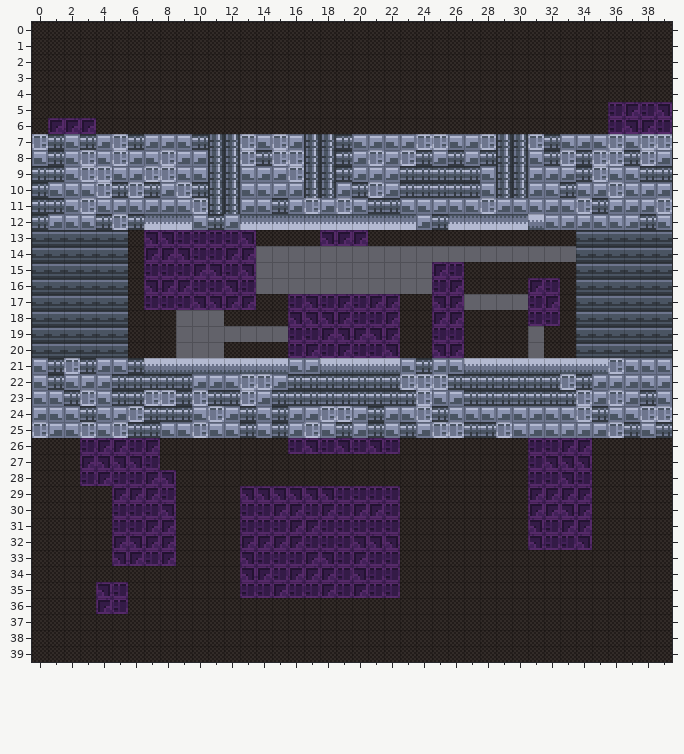
One commit to this Tiled map (JSON): src/maps/map002.json. This is how it looked before the edit.
Cells are 8x8 px. Shown: x 0..39, y 0..39.
New version:
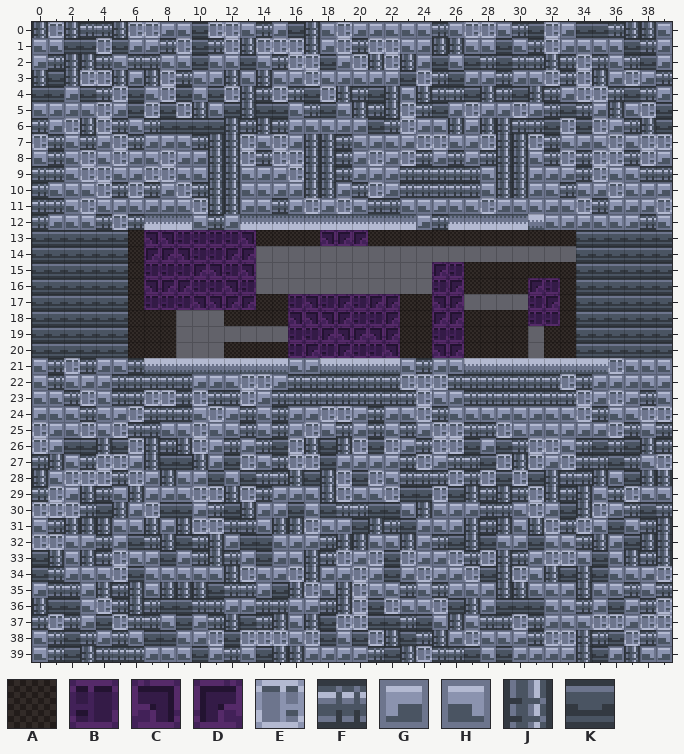
Key: from "tiles": A 0, B 3, C 4, D 5, E 128, F 129, G 130, H 131, J 132, K 133.
_ is an empty cell.
The exact change:
Layer "Map":
y 0: x 0..39 AAAAAAAAAAAAAAAAAAAAAAAAAAAAAAAAAAAAAAAA -> JEJFFJEEGHKEEHFGKJHEGGHHHFHEEHFKEGKKFJJH
y 1: x 0..39 AAAAAAAAAAAAAAAAAAAAAAAAAAAAAAAAAAAAAAAA -> HHKKEKGGFEKFEJEEEJGEFEEHGJJHHKHFEGHHHKFG
y 2: x 0..39 AAAAAAAAAAAAAAAAAAAAAAAAAAAAAAAAAAAAAAAA -> GFJJFHFFHHKHHKHFEEKGEJEJGKHKFKFFJFEFHFKG
y 3: x 0..39 AAAAAAAAAAAAAAAAAAAAAAAAAAAAAAAAAAAAAAAA -> JKJEEJGJEFHGJHJHGEHGHGGKEFKGGFGHEFEJGEGF
y 4: x 0..39 AAAAAAAAAAAAAAAAAAAAAAAAAAAAAAAAAAAAAAAA -> KKGKFEKHEKHKEJFEFKEJFKJHJFFKJFKJFGEEFKFG
y 5: x 0..39 AAAAAAAAAAAAAAAAAAAAAAAAAAAAAAAAAAAABDBC -> HGGHEGKEKEJHKJKKHFKHJFJEFKGEGGEGFKFGJHEK
y 6: x 0..39 ADDDAAAAAAAAAAAAAAAAAAAAAAAAAAAAAAAABCDB -> FGEJEFHFKKKKJFJFGHHGGKFEGHJGJJFFKEKEGFJK
y 26: x 0..39 AAABDDBDAAAAAAAABCBCBCBAAAAAAAABBDDAAAAA -> EGKKJKEJFJEGFGFKEJKJEKEGFEEKGKFEEHFKFKJF
y 27: x 0..39 AAADCCCBAAAAAAAAAAAAAAAAAAAAAAABCCCAAAAA -> FJHFEEGJKKJGKEHFEEKGGGGFEGFFKEJEGEFFKFHE
y 28: x 0..39 AAABDBBDCAAAAAAAAAAAAAAAAAAAAAABBCBAAAAA -> JHEEEFEGJHGKHKFFJKJEKEHFFFEFEKEKJFFJHKJJ
y 29: x 0..39 AAAAADDDBAAAACCCCCCBBBBAAAAAAAADDDDAAAAA -> FEGJFHJGGHEEJEFGGHJEHHEKKEKJFJFEJFJHFEHH
y 30: x 0..39 AAAAABBBCAAAABBDDBDBDDBAAAAAAAADDCDAAAAA -> EEEFKJGEKKGFKJGGKHKFFKKHJHGGFFHEGKJEGFKF
y 31: x 0..39 AAAAABBDDAAAABBBDDBBBBBAAAAAAAACBDDAAAAA -> HFJJJHHJGJEEFFHJJEHGKJFKGHGJFJHJEFEHKHFJ
y 32: x 0..39 AAAAADCDDAAAADDDDBBBCCCAAAAAAAACBBCAAAAA -> EEHGFGKFJKFJGKKHGGFJJHHJGFKJKHGKHHFJGKJJ
y 33: x 0..39 AAAAACDBDAAAACBBBDCBDBBAAAAAAAAAAAAAAAAA -> KJHJFEHGKGFJFGKGHJFEGEKEGGEFEJFGEEHKHJFJ
y 34: x 0..39 AAAAAAAAAAAAACDBDDDBCBBAAAAAAAAAAAAAAAAA -> KFGHHEKHHHHHJEHGEJGGEGKGEGGEKJEHJKJKHHGE
y 35: x 0..39 AAAACBAAAAAAABBDBBDBDBBAAAAAAAAAAAAAAAAA -> GFFGJFJHJJJKFFGKJEHJEHHFHFGHGJJHHGJHHFHF
y 36: x 0..39 AAAADBAAAAAAAAAAAAAAAAAAAAAAAAAAAAAAAAAA -> JKKHEFJFKKFFGGFFHGFJEKEHHEKJGKKKHHFGKGFE
y 37: x 0..39 AAAAAAAAAAAAAAAAAAAAAAAAAAAAAAAAAAAAAAAA -> FEFGKEFFHKGFJKFJHJKEEKKFKHJHFFEFGHHEEGEE
y 38: x 0..39 AAAAAAAAAAAAAAAAAAAAAAAAAAAAAAAAAAAAAAAA -> HFKFGFHKKHGEKEEEHEKHKEJKFJGEHHGFEEJFKEFH
y 39: x 0..39 AAAAAAAAAAAAAAAAAAAAAAAAAAAAAAAAAAAAAAAA -> HFKJFFFGHHKGFHKJJGGGGFKJEFFKHKGGGGJKGJHG
Boxes around the changes in both pictures, in picture pixels (x1, y1, x2, y2):
changed: (32, 22, 672, 134)
changed: (32, 438, 672, 662)
